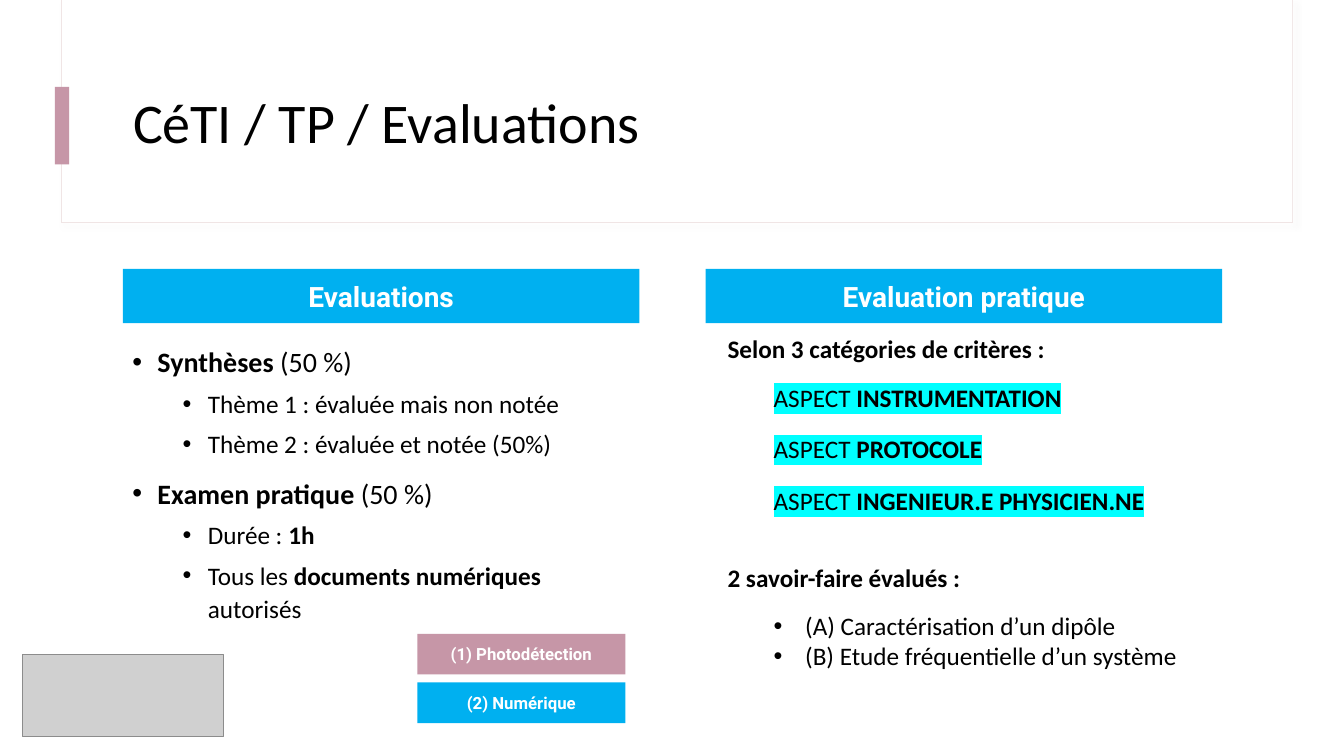
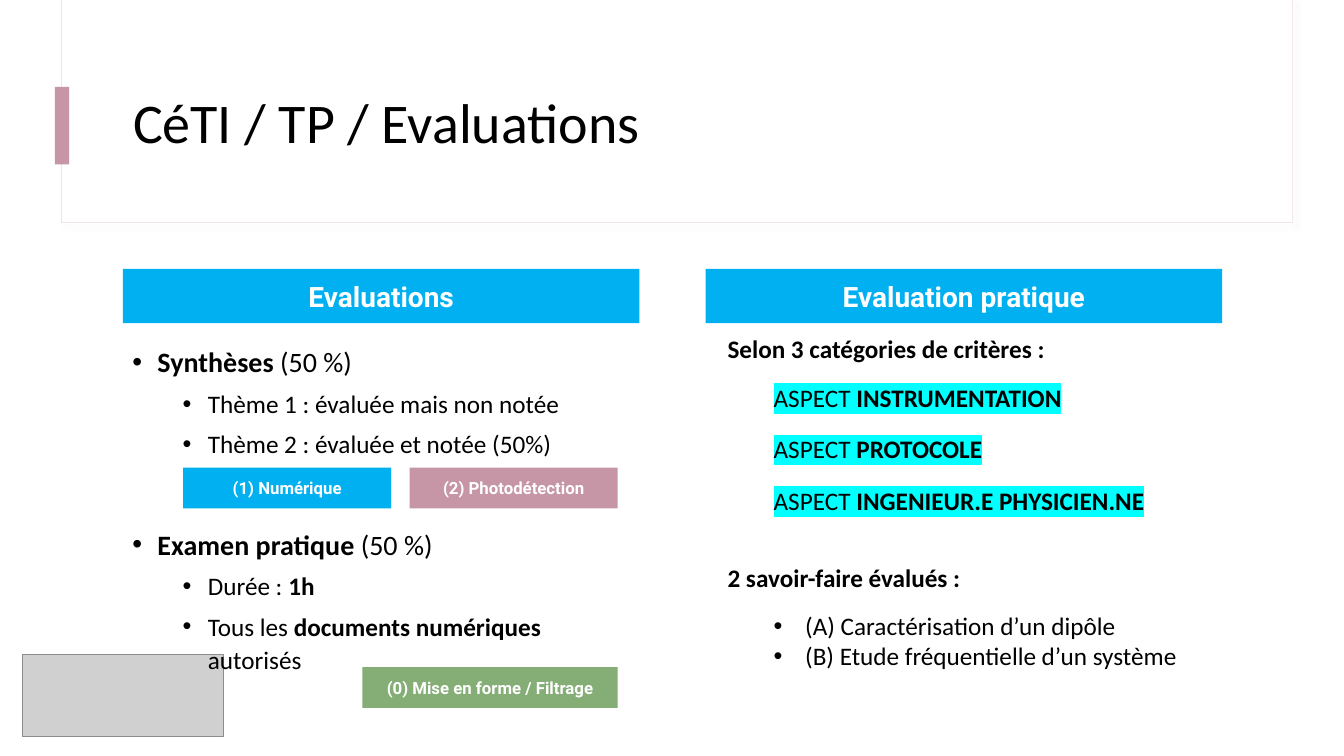
Before and after one commit to IOGS-Digital-Methods/semester-5, a slide deck: slide 21 of CeTI/b0_intro/B0_1_CeTI.pptx (slide 20 before the commit). Drawn at 1344x756 pixels with LibreOffice and Linux fonts; fonts in the diff are those of the drawing; grey boxes stand for pictures. Boxes give left, top, right and bottom in pixels: in the first picture for what was removed or moved away, otherwise in the second. Text is boxed around its words. In the diff, an @@ line names an element or a change of style, - is before the commit and + after.

```diff
--- a/CeTI/b0_intro/B0_1_CeTI.pptx
+++ b/CeTI/b0_intro/B0_1_CeTI.pptx
@@ text "Synthèses (50 %)" rewrapped from (157,351,559,619) to (157,351,559,675) @@
@@ rectangle added at (184,468,391,508), fill #00B0F0, 12 pt, text #FFFFFF, bold @@
+(1) Numérique
@@ rectangle added at (409,468,617,508), fill #C696A7, 12 pt, text #FFFFFF, bold @@
+(2) Photodétection
@@ rectangle removed at (417,634,625,675) @@
-(1) Photodétection
@@ rectangle added at (363,667,618,708), fill #85AD76, 12 pt, text #FFFFFF, bold @@
+(0) Mise en forme / Filtrage
@@ rectangle removed at (417,683,625,723) @@
-(2) Numérique
```
Also in this commit, not shown: 8 other slides changed, 1 slide added, 6 other files.
